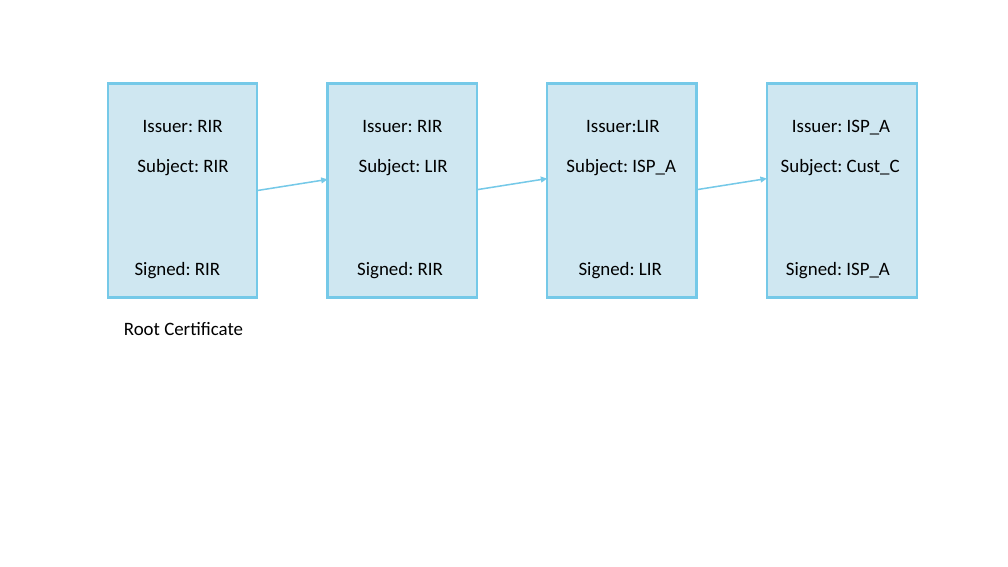
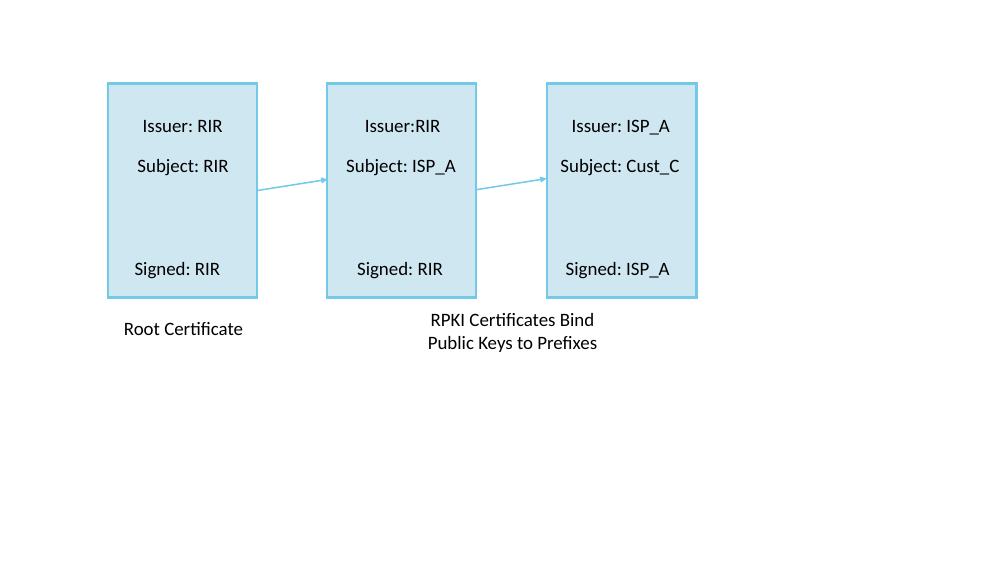
Before and after one commit to SystemsApproach/security, a slide deck: slide 7 of figures/SecurityFigs.odp. Drawn at 1008x567 pixels with LibreOffice and Linux fonts; fonts in the diff are those of the drawing. Boxes give left, top, right and bottom in pixels: in the first picture for what was removed or moved away, otherwise in the second. Text is boxed around its words. In the diff, an @@ line names an element or a change of style, - is before the commit and + after.

Commit message:
update figures for RPKI and ROA

```diff
--- a/figures/SecurityFigs.odp
+++ b/figures/SecurityFigs.odp
@@ rectangle removed at bbox=[768, 83, 917, 297] @@
@@ text at bbox=[572, 119, 669, 135]: text changed @@
-Issuer:LIR
+Issuer: ISP_A
@@ text removed at bbox=[792, 119, 890, 135] @@
-Issuer: ISP_A
@@ text at bbox=[365, 120, 441, 132]: spaces changed @@
-Issuer: RIR
+Issuer:RIR
@@ rectangle removed at bbox=[821, 135, 863, 158] @@
@@ text at bbox=[346, 159, 456, 176]: text changed @@
-Subject: LIR
+Subject: ISP_A
@@ text at bbox=[560, 159, 679, 176]: text changed @@
-Subject: ISP_A
+Subject: Cust_C
@@ arrow removed from (696, 190) to (767, 178) @@
@@ text removed at bbox=[781, 159, 900, 176] @@
-Subject: Cust_C
@@ text at bbox=[566, 262, 669, 279]: text changed @@
-Signed: LIR
+Signed: ISP_A
@@ text removed at bbox=[786, 262, 889, 279] @@
-Signed: ISP_A
@@ text added at bbox=[428, 313, 597, 352], 18 pt, text #000000 @@
+RPKI Certificates Bind
+Public Keys to Prefixes
```
Also in this commit, not shown: 1 other slide changed, 2 other files.
